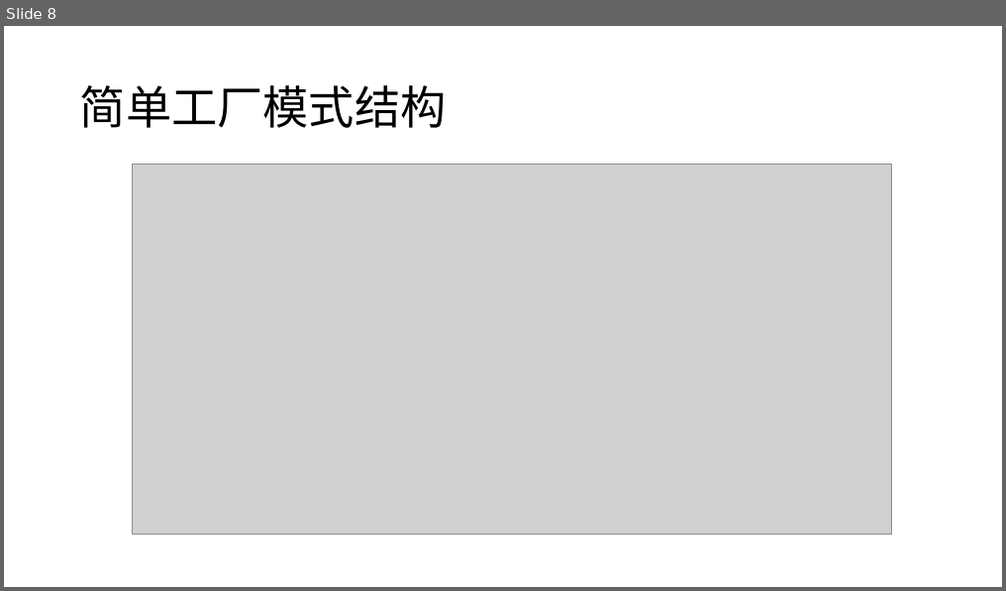
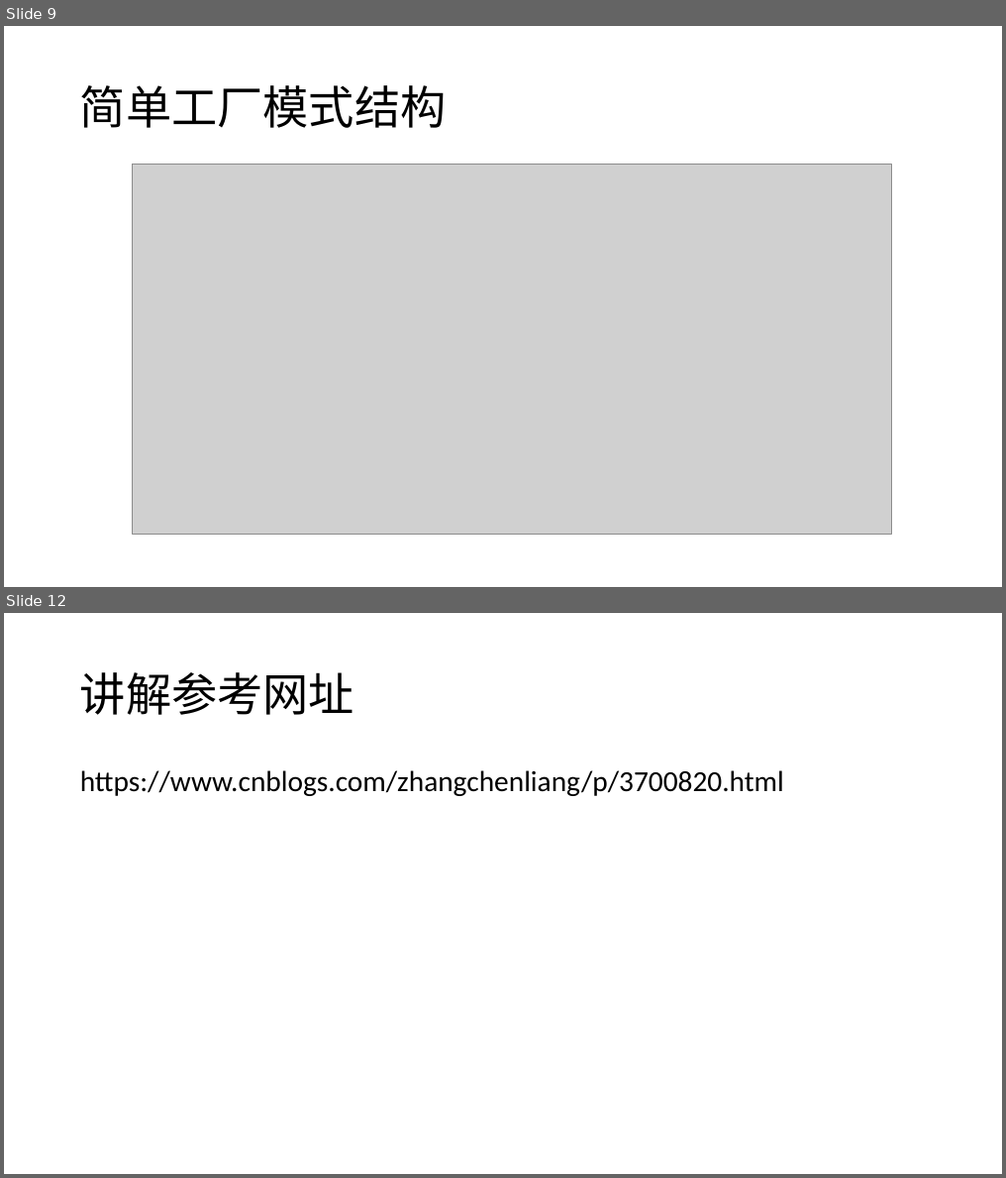
Before and after one commit to tdxhhw66/JavaCodeAcc, a slide deck: 设计模式.pptx. Shown one above the other, each under a label of ours: slide 8 before the commit, slides 9 and 12 after it; the slides between them are not shown. The pictures are 1006x591 and 1006x1178 pixels, drawn with LibreOffice and Linux fonts; fonts in the diff are those of the drawing; grey boxes stand for pictures. Boxes give left, top, right and bottom in pixels: in the first picture for what was removed or moved away, otherwise in the second. Text is boxed around its words. In the diff, an @@ line names an element or a change of style, - is before the commit and + after.

```diff
--- a/设计模式.pptx
+++ b/设计模式.pptx
@@ slide 12 added at box(4, 613, 1002, 1174), background #C7EDCC @@
@@ title added at box(80, 672, 354, 715), 44 pt, text #000000 @@
+讲解参考网址
@@ text added at box(80, 770, 784, 796), 28 pt, text #000000 @@
+https://www.cnblogs.com/zhangchenliang/p/3700820.html
@@ what was slide 8 is now slide 9 @@
```
Also in this commit, not shown: 3 other slides added, 1 slide removed, 12 other files.
